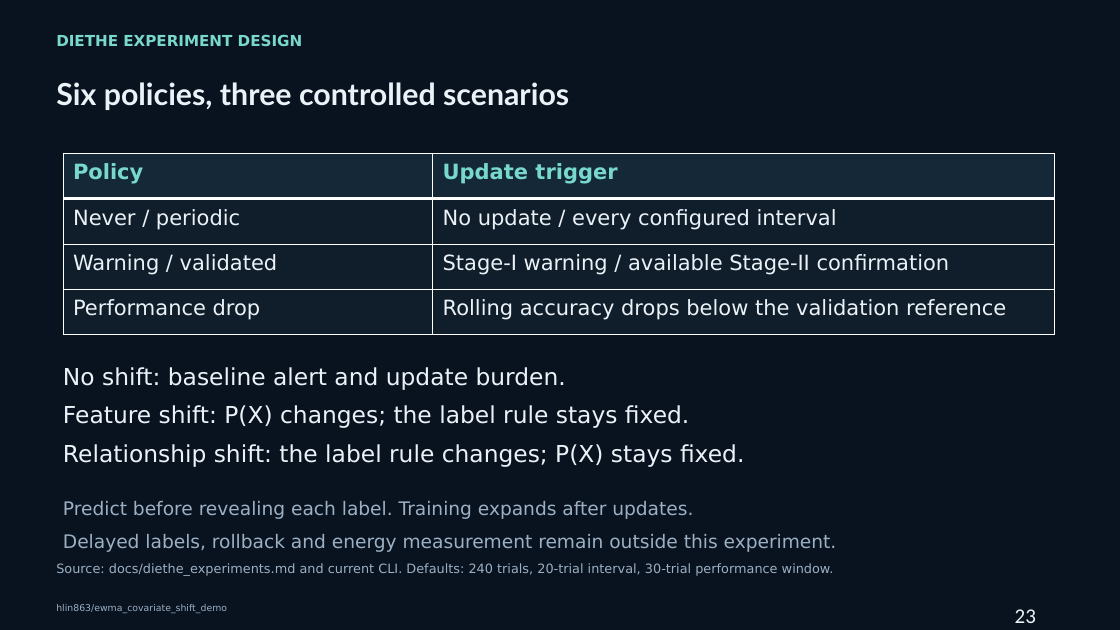
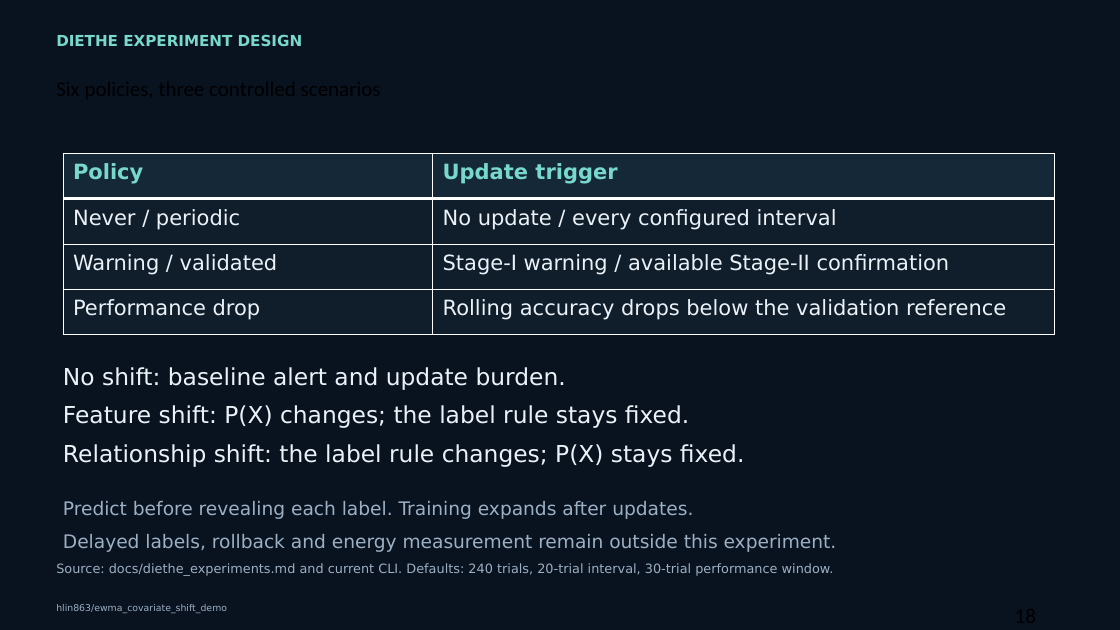
Before and after one commit to hlin863/ewma_covariate_shift_demo, a slide deck: slide 28 of presentations/EWMA_Covariate_Shift_Progress_Review_Haocheng_Lin.pptx (slide 23 before the commit). Drawn at 1120x630 pixels with LibreOffice and Linux fonts; fonts in the diff are those of the drawing. Boxes give left, top, right and bottom in pixels: in the first picture for what was removed or moved away, otherwise in the second. Text is boxed around its words. In the diff, an @@ line names an element or a change of style, - is before the commit and + after.

```diff
--- a/presentations/EWMA_Covariate_Shift_Progress_Review_Haocheng_Lin.pptx
+++ b/presentations/EWMA_Covariate_Shift_Progress_Review_Haocheng_Lin.pptx
@@ text removed at (x1=56, y1=82, x2=569, y2=110) @@
-Six policies, three controlled scenarios
@@ text at (x1=1015, y1=609, x2=1036, y2=623): text changed; text colour #EAF2F8 to #000000 @@
-23
+18
```
Also in this commit, not shown: 27 other slides changed, 10 slides added, 5 slides removed, 1 other file.
